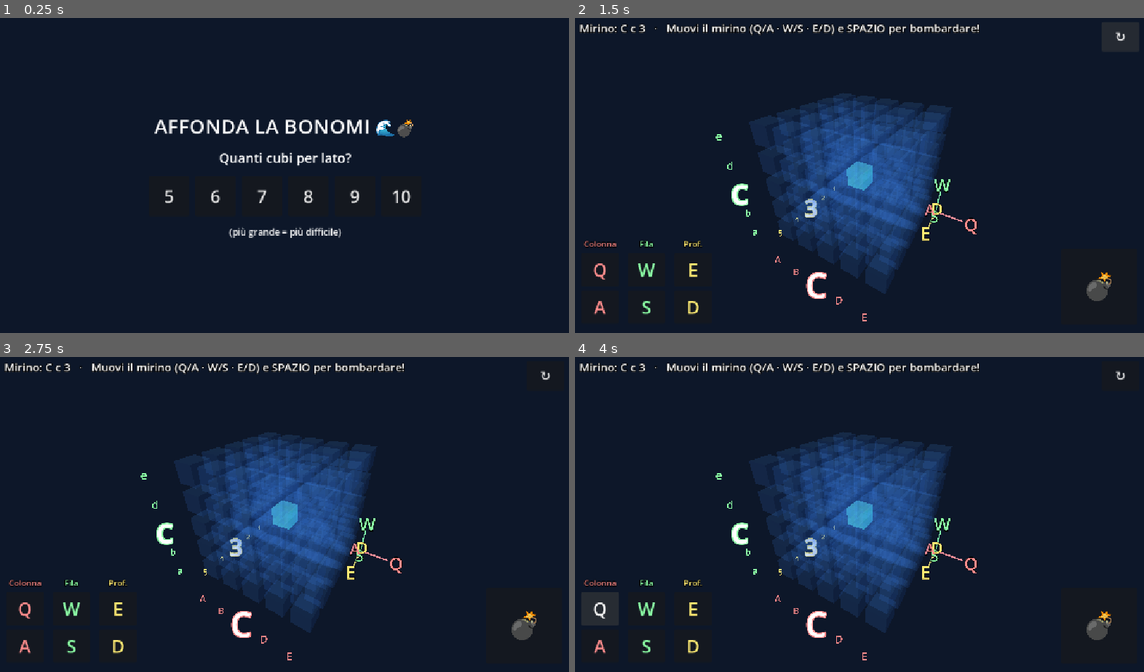
Above: before the commit, frames 1-4 (two rows, left to right).
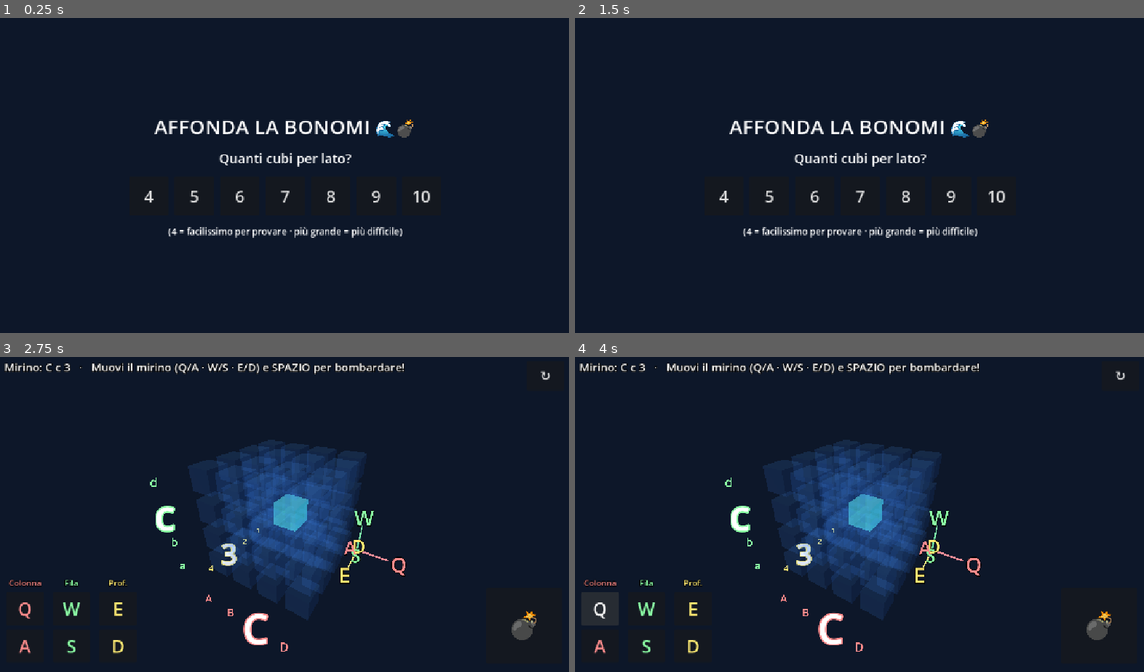
Above: after the commit, the same moments.

Repository: nicolaregge-pulse/corso-godot
Game: Godot game, scene res://main.tscn
Same seed, same stepped clock (60 frames per second), same inputs: the game is played once before the commit and once after it.
Inputs (mouse positions are in pixels of both pictures, inside the frame that each line leads up to):
- Up to frame 1 (0.25 s): no input
- Up to frame 2 (1.5 s): click "5" at 0.5 s; click "↻" at 1.25 s
- Up to frame 3 (2.75 s): click (147, 536) at 2 s, where only the run after the commit has a clickable "4"
- Up to frame 4 (4 s): click "A" at 2.75 s; click "Q" at 3.5 s

The runs differ from the first frame. In frame 1, 2.0% of the frame differs, in the area x 25-76%, y 32-70%; in frame 2, 17%, in the area x 0-97%, y 1-97%; in frame 3, 8.6%; in frame 4, 8.6%.

Commit message:
Battaglia 3D: rigioca ritorna al menu difficolta + aggiunto il 4
- Il tasto ↻ e INVIO ora ricaricano la scena e rimostrano il menu
  "quanti cubi per lato?", cosi si puo cambiare difficolta a ogni partita.
- Aggiunta la scelta 4 (facilissimo, comodo per testare); range 4-10.

Diff:
--- a/battaglia-navale-3d/main.gd
+++ b/battaglia-navale-3d/main.gd
@@ -7,7 +7,7 @@
 #  esplode e colpisce una zona 3x3x3. Se il sottomarino è dentro
 #  quella zona -> COLPITO! 🎉
 #
-#  All'avvio scegli quanti cubi per lato (da 5 a 10).
+#  All'avvio (e a ogni "rigioca") scegli quanti cubi per lato (da 4 a 10).
 #
 #  COMANDI (3 colonne di tastiera QWERTY, su sopra / giù sotto):
 #    - Q / A = Colonna (+/−)    · lettere ROSSE
@@ -100,23 +100,23 @@
 	riga.alignment = BoxContainer.ALIGNMENT_CENTER
 	riga.add_theme_constant_override("separation", 12)
 	vbox.add_child(riga)
-	for n in range(5, 11):
+	for n in range(4, 11):
 		var b := Button.new()
 		b.text = str(n)
-		b.custom_minimum_size = Vector2(80, 80)
-		b.add_theme_font_size_override("font_size", 34)
+		b.custom_minimum_size = Vector2(78, 78)
+		b.add_theme_font_size_override("font_size", 32)
 		b.pressed.connect(_inizia.bind(n))
 		riga.add_child(b)
 
 	var nota := Label.new()
-	nota.text = "(più grande = più difficile)"
+	nota.text = "(4 = facilissimo per provare · più grande = più difficile)"
 	nota.add_theme_font_size_override("font_size", 18)
 	nota.horizontal_alignment = HORIZONTAL_ALIGNMENT_CENTER
 	vbox.add_child(nota)
 
 
 func _inizia(n: int) -> void:
-	LATO = clampi(n, 5, 10)
+	LATO = clampi(n, 4, 10)
 	if _menu != null and is_instance_valid(_menu):
 		_menu.queue_free()
 	_crea_materiali()
@@ -286,7 +286,7 @@
 	_gruppo_asse("Prof.",   COL_ASSE_Z, "E", "D", Vector3i(0, 0, 1), Vector2(24 + 2 * col_w, 30), bw, gap)
 	var bomba := _btn("💣", Vector2(150, 150), "br", Vector2(28, 28), _spara_touch)
 	bomba.add_theme_font_size_override("font_size", 66)
-	_btn("↻", Vector2(74, 58), "tr", Vector2(24, 20), _nuova_partita)
+	_btn("↻", Vector2(74, 58), "tr", Vector2(24, 20), _rigioca)
 
 
 func _gruppo_asse(nome: String, colore: Color, lett_su: String, lett_giu: String, piu: Vector3i, base: Vector2, bw: Vector2, gap: float) -> void:
@@ -356,6 +356,11 @@
 func _spara_touch() -> void:
 	if _pronto and not _vinto:
 		_lancia_bomba(_cursore)
+
+
+# Rigioca = riparte da capo e RICHIEDE quanti cubi per lato (rimostra il menù).
+func _rigioca() -> void:
+	get_tree().reload_current_scene()
 
 
 # =========================== SERENA / ESPLOSIONE ===========================
@@ -533,7 +538,7 @@
 				if not _vinto:
 					_lancia_bomba(_cursore)
 			KEY_ENTER, KEY_KP_ENTER:
-				_nuova_partita()
+				_rigioca()
 
 
 func _gira_trascinando(rel: Vector2) -> void:
@@ -577,7 +582,7 @@
 		_vinto = true
 		_esplosione(_coord_to_world(_sub_coord), 2.4)
 		_mostra_serena_esplode()
-		_messaggio = "COLPITO! 🎉 Affondato con %d bombe. INVIO per rigiocare." % _bombe
+		_messaggio = "COLPITO! 🎉 Affondato con %d bombe. INVIO o ↻ per rigiocare (e riscegliere la difficoltà)." % _bombe
 	else:
 		_messaggio = "Acqua… la zona 3x3x3 è esplosa. Continua! (bombe: %d)" % _bombe
 	_aggiorna_testo()
Not shown, changed: battaglia-navale-3d/README.md
